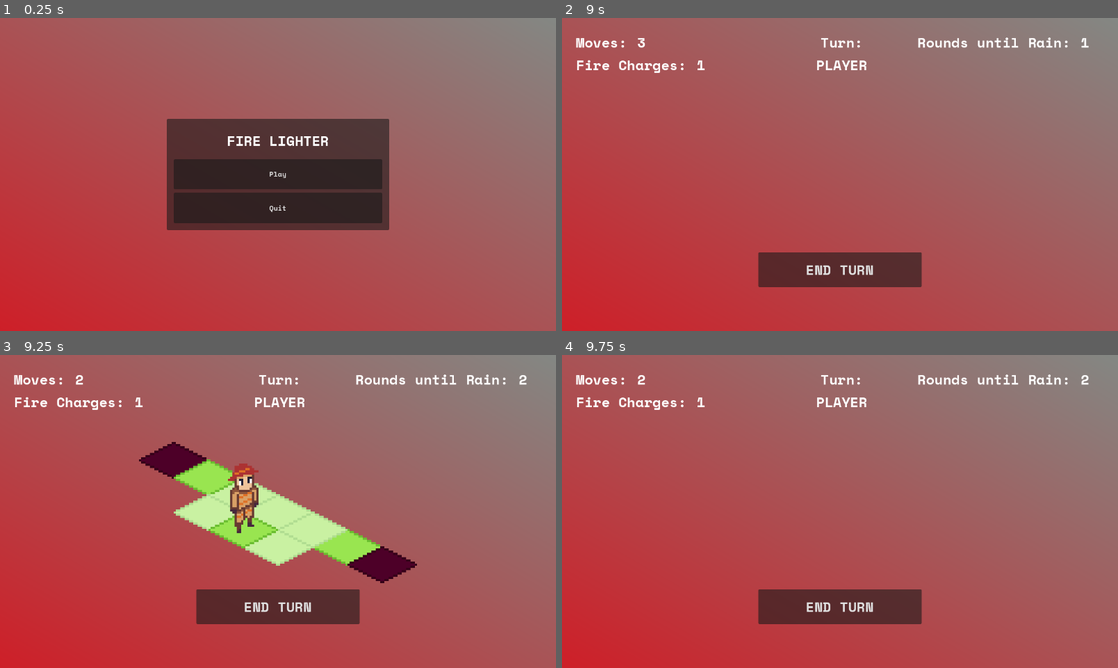
Above: before the commit, frames 1-4 (two rows, left to right).
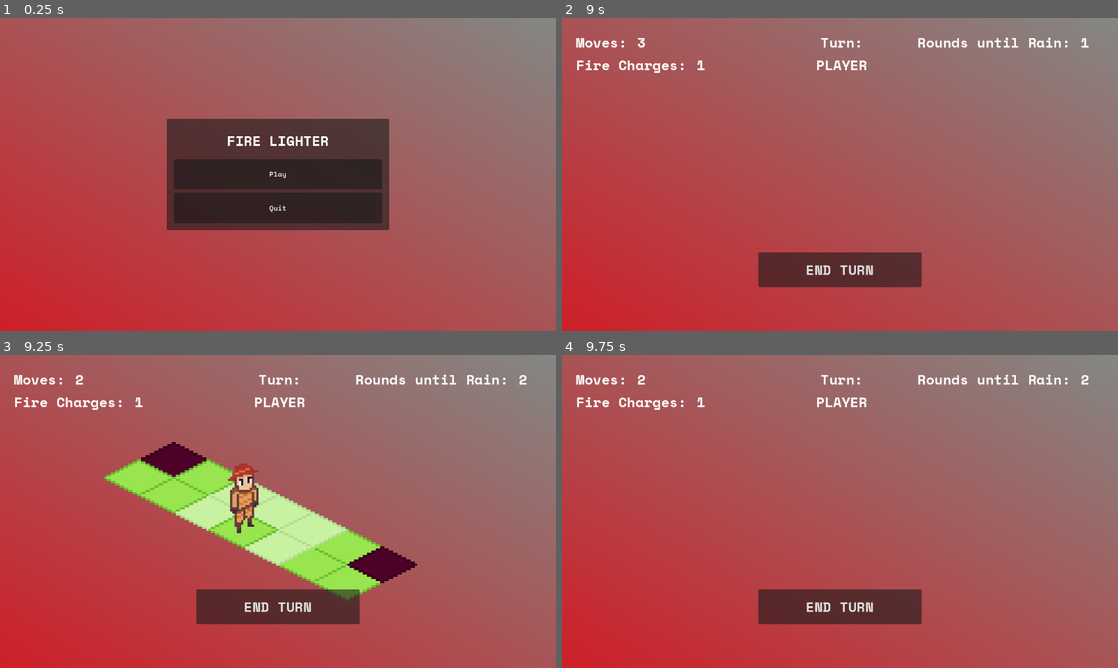
Above: after the commit, the same moments.

Repository: ckuras/GMTK-2023-Fire-Fighter
Game: Godot game, scene res://Scenes/main_menu.tscn
Same seed, same stepped clock (60 frames per second), same inputs: the game is played once before the commit and once after it.
Inputs (mouse positions are in pixels of both pictures, inside the frame that each line leads up to):
- Up to frame 1 (0.25 s): no input
- Up to frame 2 (9 s): click "Play" at 0.5 s; click "Continue" at 1.25 s; click "Continue" at 2 s; click "END TURN" at 2.75 s; tap Enter at 3.5, 6.5, 8 s; move the mouse to (806, 155) at 3.52 s; tap R at 3.6 s; click (806, 155) at 3.67 s; tap Space at 3.77, 5, 5.27, 7.25, 7.52, 8.27, 8.75 s; click "END TURN" at 4.25 s; move the mouse to (840, 174) at 5.02 s; tap 1 at 5.1 s; click (840, 174) at 5.17 s; click "END TURN" at 5.75 s; move the mouse to (895, 105) at 6.52 s; tap 2 at 6.6 s; click (895, 105) at 6.67 s; move the mouse to (767, 140) at 7.27 s; tap 3 at 7.35 s; click (767, 140) at 7.42 s; move the mouse to (873, 193) at 8.02 s; tap 4 at 8.1 s; click (873, 193) at 8.17 s; move the mouse to (840, 174) at 8.77 s; tap 5 at 8.85 s; click (840, 174) at 8.92 s
- Up to frame 3 (9.25 s): tap Space at 9.02 s
- Up to frame 4 (9.75 s): move the mouse to (767, 477) at 9.52 s; tap 6 at 9.6 s; click (767, 477) at 9.67 s

Frames 1-2 are identical in both runs. In frame 3, 2.9% of the frame differs, in the area x 18-69%, y 33-79%; in frame 4, nothing differs.

Commit message:
added level 9 i think

Diff:
--- a/Scenes/Levels/level_5.tscn
+++ b/Scenes/Levels/level_5.tscn
@@ -37,6 +37,18 @@
 [node name="Tile5" parent="Board/Tiles" instance=ExtResource("4_f6hm7")]
 position = Vector2(-32, 0)
 
+[node name="Tile11" parent="Board/Tiles" instance=ExtResource("4_f6hm7")]
+position = Vector2(-48, -8)
+
+[node name="Tile12" parent="Board/Tiles" instance=ExtResource("4_f6hm7")]
+position = Vector2(-64, -16)
+
+[node name="Tile13" parent="Board/Tiles" instance=ExtResource("4_f6hm7")]
+position = Vector2(16, 24)
+
+[node name="Tile14" parent="Board/Tiles" instance=ExtResource("4_f6hm7")]
+position = Vector2(32, 32)
+
 [node name="Tile6" parent="Board/Tiles" instance=ExtResource("4_f6hm7")]
 position = Vector2(-16, 8)
 has_player = true
--- /dev/null
+++ b/Scenes/Levels/level_9.tscn
@@ -0,0 +1,65 @@
+[gd_scene load_steps=7 format=3 uid="uid://dygxpjbnygd"]
+
+[ext_resource type="Script" path="res://Scripts/level.gd" id="1_15cfl"]
+[ext_resource type="Script" path="res://Scripts/board.gd" id="2_ckjnk"]
+[ext_resource type="Script" path="res://Scripts/Tiles.gd" id="3_escsw"]
+[ext_resource type="PackedScene" uid="uid://byb3wjan8u1rx" path="res://Scenes/tile.tscn" id="4_fxkyf"]
+[ext_resource type="PackedScene" uid="uid://d3xj7lwu2tl8i" path="res://Scenes/turn_queue.tscn" id="5_8xjx1"]
+[ext_resource type="Script" path="res://Scripts/GameState.gd" id="6_e2gsg"]
+
+[node name="Level" type="Node2D"]
+script = ExtResource("1_15cfl")
+level_number = 9
+
+[node name="Board" type="Node2D" parent="." node_paths=PackedStringArray("game_state")]
+y_sort_enabled = true
+script = ExtResource("2_ckjnk")
+game_state = NodePath("../GameState")
+
+[node name="Tiles" type="Node2D" parent="Board"]
+script = ExtResource("3_escsw")
+
+[node name="Tile" parent="Board/Tiles" instance=ExtResource("4_fxkyf")]
+position = Vector2(-48, -24)
+tile_state = 2
+
+[node name="Tile2" parent="Board/Tiles" instance=ExtResource("4_fxkyf")]
+position = Vector2(32, 16)
+
+[node name="Tile3" parent="Board/Tiles" instance=ExtResource("4_fxkyf")]
+position = Vector2(-16, -8)
+
+[node name="Tile10" parent="Board/Tiles" instance=ExtResource("4_fxkyf")]
+position = Vector2(-32, -16)
+
+[node name="Tile4" parent="Board/Tiles" instance=ExtResource("4_fxkyf")]
+
+[node name="Tile5" parent="Board/Tiles" instance=ExtResource("4_fxkyf")]
+position = Vector2(-32, 0)
+
+[node name="Tile6" parent="Board/Tiles" instance=ExtResource("4_fxkyf")]
+position = Vector2(-16, 8)
+has_player = true
+
+[node name="Tile7" parent="Board/Tiles" instance=ExtResource("4_fxkyf")]
+position = Vector2(0, 16)
+
+[node name="Tile8" parent="Board/Tiles" instance=ExtResource("4_fxkyf")]
+position = Vector2(16, 8)
+
+[node name="Tile9" parent="Board/Tiles" instance=ExtResource("4_fxkyf")]
+position = Vector2(48, 24)
+tile_state = 2
+
+[node name="TurnQueue" parent="." node_paths=PackedStringArray("board", "game_state") instance=ExtResource("5_8xjx1")]
+board = NodePath("../Board")
+game_state = NodePath("../GameState")
+
+[node name="GameState" type="Node" parent="."]
+script = ExtResource("6_e2gsg")
+player_moves_max_for_level = 2
+player_fire_charge_max_for_level = 1
+rounds_remaining_for_current_level = 2
+
+[node name="Camera2D" type="Camera2D" parent="."]
+zoom = Vector2(5, 5)
